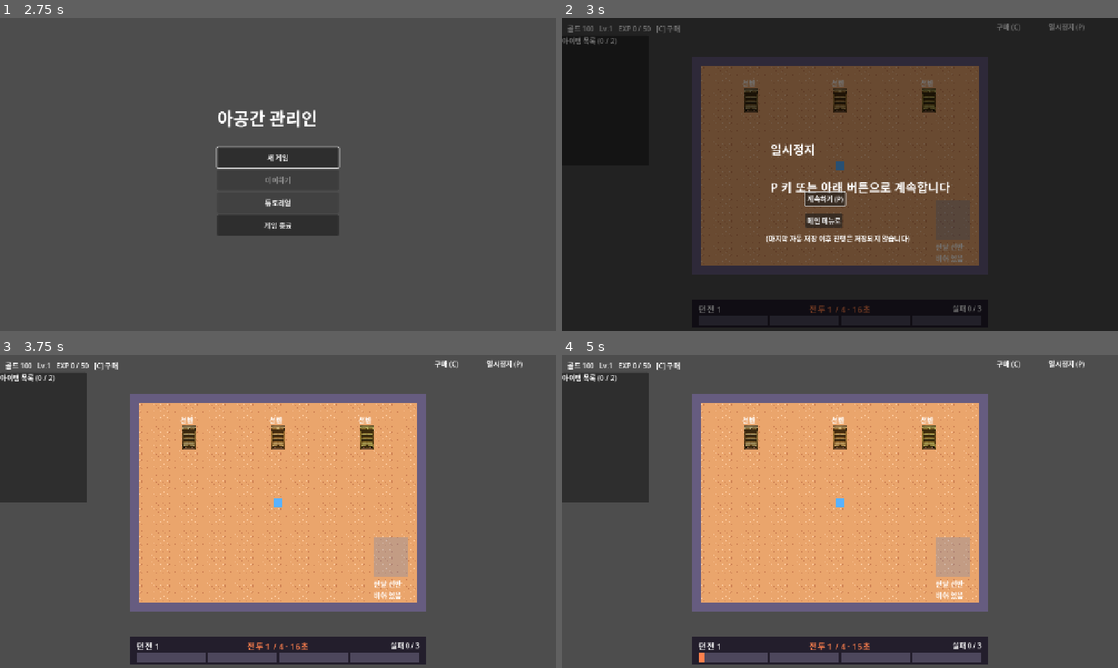
Above: before the commit, frames 1-4 (two rows, left to right).
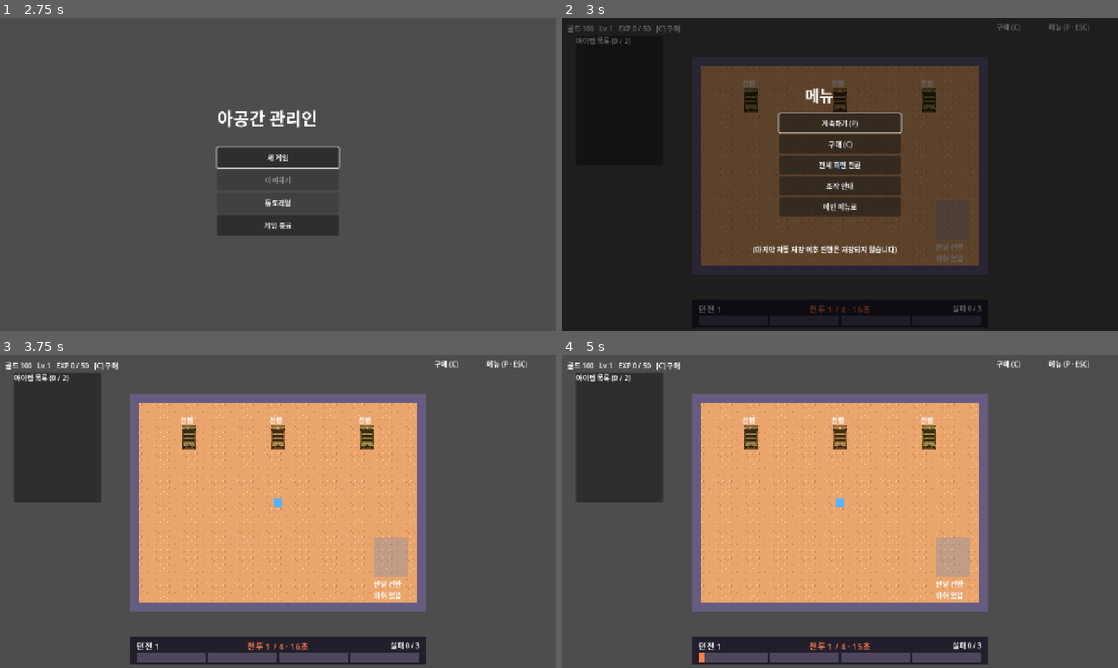
Above: after the commit, the same moments.

Repository: JaeyoungMyo/TheBetweenkeeper
Game: Godot game, scene res://scenes/main_menu.tscn
Two runs of this game, one before a commit and one after it. Both use one fixed random seed, a clock stepped at 60 frames per second and the inputs below.
Inputs (mouse positions are in pixels of both pictures, inside the frame that each line leads up to):
- Up to frame 1 (2.75 s): click "새 게임" at 0.5 s; click "새 게임" at 1.25 s; click "튜토리얼" at 2 s
- Up to frame 2 (3 s): tap Enter at 2.75 s; move the mouse to (962, 158) at 2.77 s; hold Right from 2.78 s (still down); tap P at 2.85 s; click (962, 158) at 2.92 s
- Up to frame 3 (3.75 s): tap E at 3.05 s; release Right at 3.5 s; click "계속하기 (P)" at 3.5 s
- Up to frame 4 (5 s): tap Space at 4.25 s; drag from (728, 527) to (812, 574) at 4.27 s

Frame 1 is identical in both runs. In frame 2, 8.2% of the frame differs, in the area x 0-95%, y 1-76%; in frame 3, 2.2%; in frame 4, 2.2%.

Commit message:
레이아웃 여백 조정, 메뉴(P·ESC)로 설정·조작 안내 통합 (F2 제거), 진행 바 준비 상태 버그 수정
Co-Authored-By: Claude Haiku 5.5 <noreply@anthropic.com>
Claude-Session: https://claude.ai/code/session_0121nzt2UG16d76XWYTLiz1b

Diff:
--- a/scripts/storage/player_controller.gd
+++ b/scripts/storage/player_controller.gd
@@ -62,7 +62,7 @@
 		"drop_item": [KEY_Z],
 		"buy_menu": [KEY_C],
 		"debug_menu": [KEY_F1],
-		"pause": [KEY_P],
+		"pause": [KEY_P, KEY_ESCAPE],
 		"slot_1": [KEY_1, KEY_KP_1],
 		"slot_2": [KEY_2, KEY_KP_2],
 		"slot_3": [KEY_3, KEY_KP_3],
--- a/scripts/storage/storage_room.gd
+++ b/scripts/storage/storage_room.gd
@@ -169,10 +169,10 @@
 	var layer := CanvasLayer.new()
 	add_child(layer)
 	list_panel = preload("res://scenes/ui_storage/item_list_panel.tscn").instantiate()
-	list_panel.position = Vector2(0, 40)
+	list_panel.position = Vector2(32, 40)
 	layer.add_child(list_panel)
 	shelf_panel = preload("res://scenes/ui_storage/shelf_panel.tscn").instantiate()
-	shelf_panel.position = Vector2(1015, 60)
+	shelf_panel.position = Vector2(988, 60)
 	layer.add_child(shelf_panel)
 	message = Label.new()
 	message.position = Vector2(560, 20)
@@ -183,9 +183,6 @@
 	dungeon.room = self
 	add_child(dungeon)
 	SaveService.shelves_provider = Callable(self, "_capture_shelves")
-	var settings := SettingsPanel.new()
-	settings.name = "SettingsPanel"
-	add_child(settings)
 	var pause := PauseMenu.new()
 	pause.name = "PauseMenu"
 	add_child(pause)
--- a/scripts/storage/tutorial_storage.gd
+++ b/scripts/storage/tutorial_storage.gd
@@ -164,8 +164,8 @@
 	s.append({"info": true, "text": "[b]던전 흐름[/b] 던전은 전투 3~5회로 이루어져요. 전투가 끝날 때마다 아이템이 들어오니까, 바닥에 쌓이기 전에 선반에 정리해 주세요! 던전이 끝나면 [b]수면[/b] → [b]마을 방문[/b] 순서로 진행돼요."})
 	s.append({"info": true, "text": "[b]실패와 게임오버[/b] 긴급 요청을 시간 안에 못 채우면 실패가 1 쌓여요. [b]실패 3번[/b] 이면 게임오버예요ㅠ 던전이나 마을 방문이 끝날 때마다 자동 저장되니까, 메인 메뉴의 [b]이어하기[/b] 로 이어서 할 수 있어요."})
 	s.append({"info": true, "text": "[b]마을 방문과 무게[/b] 마을에서는 용사가 판매 후 남은 골드로 아이템을 사 와서 바닥에 떨어뜨려요. 골드가 모자라면 그 품목은 건너뛰어요. 선반 칸 하나는 무게 [b]12[/b] 까지만 들어가니까, 넘치면 다른 칸을 써 주세요!"})
-	s.append({"info": true, "text": "[b]가방, 일시정지, 설정[/b] 손에 드는 개수는 구매([b]C[/b])의 [b]가방 확장[/b] 으로 늘릴 수 있어요. [b]P[/b] 는 일시정지, [b]F2[/b] 는 설정(전체 화면)이에요~"})
-	s.append({"info": true, "text": "[b]조작 요약[/b] 이동 방향키 · 줍기 X · 선반 열기 E (열면 이동이 잠겨요) · 칸 고르기 ↑↓ · 칸 안 아이템 고르기 ←→ · 꺼내기 X · 넣기 1~3 · 내려놓기 Z · 칸 추가 + · 구매 C · 일시정지 P · 설정 F2. 헷갈리면 언제든 다시 봐 주세요!"})
+	s.append({"info": true, "text": "[b]가방, 메뉴[/b] 손에 드는 개수는 구매([b]C[/b])의 [b]가방 확장[/b] 으로 늘릴 수 있어요. [b]P[/b] 나 [b]ESC[/b] 는 메뉴예요. 메뉴에서 게임을 멈추고, 설정과 조작 안내도 볼 수 있어요~"})
+	s.append({"info": true, "text": "[b]조작 요약[/b] 이동 방향키 · 줍기 X · 선반 열기 E (열면 이동이 잠겨요) · 칸 고르기 ↑↓ · 칸 안 아이템 고르기 ←→ · 꺼내기 X · 넣기 1~3 · 내려놓기 Z · 칸 추가 + · 구매 C · 메뉴 P 또는 ESC. 헷갈리면 언제든 다시 봐 주세요!"})
 	s.append({"info": true, "text": "[b]튜토리얼 완료![/b] 정말 잘했어요! 이제 메인 메뉴에서 [b]새 게임[/b] 을 눌러 시작해 봐요. 시작 버튼을 누르면 메인 메뉴로 돌아가요~"})
 	return s
 
--- a/scripts/ui/pause_menu.gd
+++ b/scripts/ui/pause_menu.gd
@@ -1,50 +1,100 @@
-# 일시정지 (P 키 또는 오른쪽 위 버튼). 일시정지 중에는 전투 · 수면 타이머와 이동이 멈춘다
+# 메뉴 (P 키 또는 ESC). 열면 게임이 멈추고 메뉴가 나온다: 계속하기 · 구매 (C) · 전체 화면 · 조작 안내 · 메인 메뉴로
 # 레벨업 증강 선택으로 자동 멈춘 상태는 건드리지 않는다 (선택을 끝내야 풀린다)
 class_name PauseMenu
 extends CanvasLayer
 
+const CONTROLS := "[조작 안내]\n\n이동: 방향키\n줍기: X        선반 열기 · 닫기: E\n선반 고르기: ↑↓ 칸 · ←→ 아이템 · 꺼내기 X\n넣기: 1 ~ 3 (들고 있을 때)\n전달 선반에 넣기: Z\n칸 추가: +        구매: C        메뉴: P 또는 ESC"
+
 var _user_paused := false
 var _overlay: ColorRect
 var _hint: Label
+var _buttons: VBoxContainer
+var _help: Label
+var _back: Button
 var _resume_button: Button
 
 
 func _ready() -> void:
 	layer = 7
 	process_mode = Node.PROCESS_MODE_ALWAYS
-	# 상단 표시만 (마우스 버튼 없음). 일시정지는 P 키
+	# 상단 표시만 (마우스 버튼 없음)
 	_hint = Label.new()
-	_hint.text = "일시정지 (P)"
+	_hint.text = "메뉴 (P · ESC)"
 	_hint.position = Vector2(1120, 8)
 	_hint.mouse_filter = Control.MOUSE_FILTER_IGNORE
 	add_child(_hint)
 	_overlay = ColorRect.new()
-	_overlay.color = Color(0, 0, 0, 0.55)
+	_overlay.color = Color(0, 0, 0, 0.6)
 	_overlay.set_anchors_preset(Control.PRESET_FULL_RECT)
 	_overlay.mouse_filter = Control.MOUSE_FILTER_STOP
 	_overlay.visible = false
 	add_child(_overlay)
-	var label := Label.new()
-	label.text = "일시정지\n\nP 키 또는 아래 버튼으로 계속합니다"
-	label.position = Vector2(480, 280)
-	label.add_theme_font_size_override("font_size", 28)
-	_overlay.add_child(label)
-	var resume := Button.new()
-	resume.text = "계속하기 (P)"
-	resume.position = Vector2(560, 400)
-	resume.pressed.connect(toggle)
-	_overlay.add_child(resume)
-	_resume_button = resume
-	# 튜토리얼 · 게임 중 초기 화면으로. 마지막 자동 저장 이후 진행은 남지 않는다
-	var to_menu := Button.new()
-	to_menu.text = "메인 메뉴로"
-	to_menu.position = Vector2(560, 450)
-	to_menu.pressed.connect(go_to_menu)
-	_overlay.add_child(to_menu)
+	var title := Label.new()
+	title.text = "메뉴"
+	title.position = Vector2(560, 150)
+	title.add_theme_font_size_override("font_size", 36)
+	_overlay.add_child(title)
+	_buttons = VBoxContainer.new()
+	_buttons.position = Vector2(500, 220)
+	_buttons.custom_minimum_size = Vector2(280, 0)
+	_overlay.add_child(_buttons)
+	_resume_button = _add_button("계속하기 (P)", toggle)
+	_add_button("구매 (C)", _open_buy)
+	_add_button("전체 화면 전환", func() -> void: _toggle_fullscreen())
+	_add_button("조작 안내", _show_help)
+	_add_button("메인 메뉴로", go_to_menu)
+	_help = Label.new()
+	_help.text = CONTROLS
+	_help.position = Vector2(440, 200)
+	_help.visible = false
+	_help.add_theme_font_size_override("font_size", 20)
+	_overlay.add_child(_help)
+	_back = Button.new()
+	_back.text = "뒤로"
+	_back.position = Vector2(560, 470)
+	_back.visible = false
+	_back.pressed.connect(_hide_help)
+	_overlay.add_child(_back)
 	var note := Label.new()
 	note.text = "(마지막 자동 저장 이후 진행은 저장되지 않습니다)"
-	note.position = Vector2(470, 495)
+	note.position = Vector2(440, 520)
 	_overlay.add_child(note)
+
+
+func _add_button(text: String, action: Callable) -> Button:
+	var b := Button.new()
+	b.text = text
+	b.custom_minimum_size = Vector2(280, 44)
+	b.pressed.connect(action)
+	_buttons.add_child(b)
+	return b
+
+
+func _show_help() -> void:
+	_buttons.visible = false
+	_help.visible = true
+	_back.visible = true
+	_back.call_deferred("grab_focus")
+
+
+func _hide_help() -> void:
+	_buttons.visible = true
+	_help.visible = false
+	_back.visible = false
+	_resume_button.call_deferred("grab_focus")
+
+
+## 구매: 메뉴를 닫고 구매 메뉴를 연다 (구매 메뉴는 게임이 움직일 때만 열린다)
+func _open_buy() -> void:
+	toggle()
+	var growth = get_parent().find_child("GrowthUi", true, false)
+	if growth != null and not growth.menu.visible:
+		growth.toggle_menu()
+
+
+func _toggle_fullscreen() -> void:
+	var fs := DisplayServer.window_get_mode() == DisplayServer.WINDOW_MODE_FULLSCREEN
+	DisplayServer.window_set_mode(DisplayServer.WINDOW_MODE_WINDOWED if fs else DisplayServer.WINDOW_MODE_FULLSCREEN)
 
 
 func go_to_menu() -> void:
@@ -66,6 +116,7 @@
 		_user_paused = true
 		get_tree().paused = true
 		_overlay.visible = true
+		_hide_help()
 		_resume_button.call_deferred("grab_focus")
 	else:
 		_user_paused = false
--- a/scripts/ui/settings_panel.gd
+++ /dev/null
@@ -1,46 +0,0 @@
-# 설정 패널 (U5 BR-U5-10, 11). F2 로 연다. 전체 화면 전환, 언어 (한국어만)
-class_name SettingsPanel
-extends CanvasLayer
-
-var _panel: PanelContainer
-
-
-func _ready() -> void:
-	layer = 6
-	_panel = PanelContainer.new()
-	_panel.position = Vector2(440, 220)
-	_panel.custom_minimum_size = Vector2(400, 0)
-	_panel.visible = false
-	add_child(_panel)
-	var box := VBoxContainer.new()
-	_panel.add_child(box)
-	var title := Label.new()
-	title.text = "설정"
-	box.add_child(title)
-	var full := Button.new()
-	full.text = "전체 화면 전환"
-	full.pressed.connect(_toggle_fullscreen)
-	box.add_child(full)
-	var lang := Label.new()
-	lang.text = "언어: 한국어 (영어는 이후 추가)"
-	box.add_child(lang)
-	var close := Button.new()
-	close.text = "닫기"
-	close.pressed.connect(func() -> void: _panel.visible = false)
-	box.add_child(close)
-
-
-func _unhandled_input(event: InputEvent) -> void:
-	var key := event as InputEventKey
-	if key != null and key.pressed and not key.echo and key.keycode == KEY_F2:
-		_panel.visible = not _panel.visible
-		if _panel.visible:
-			for c in _panel.find_children("*", "Button", true, false):
-				c.call_deferred("grab_focus")
-				break
-		get_viewport().set_input_as_handled()
-
-
-func _toggle_fullscreen() -> void:
-	var fs := DisplayServer.window_get_mode() == DisplayServer.WINDOW_MODE_FULLSCREEN
-	DisplayServer.window_set_mode(DisplayServer.WINDOW_MODE_WINDOWED if fs else DisplayServer.WINDOW_MODE_FULLSCREEN)
--- a/scripts/ui_dungeon/dungeon_ui.gd
+++ b/scripts/ui_dungeon/dungeon_ui.gd
@@ -125,9 +125,10 @@
 		phase = "게임 오버"
 		color = Color(1, 0.4, 0.4)
 	elif not _running:
-		phase = "던전 완료" if flow.state == DungeonFlow.State.DUNGEON_COMPLETE else "준비 중"
-		done = total
-		color = Color(0.95, 0.78, 0.3)
+		if flow.state == DungeonFlow.State.DUNGEON_COMPLETE:
+			phase = "던전 완료"
+			done = total
+			color = Color(0.95, 0.78, 0.3)
 	elif flow.state == DungeonFlow.State.IN_BATTLE:
 		done = flow.battle_index - 1
 		active = flow.battle_index - 1
--- a/tests/integration/test_behavior_input.gd
+++ b/tests/integration/test_behavior_input.gd
@@ -61,7 +61,7 @@
 
 
 func test_menu_keys_open_and_close() -> void:
-	# F1 디버그 메뉴, F2 설정 패널 토글
+	# F1 디버그 메뉴, ESC 메뉴 토글
 	var room = _room()
 	await _frames(3)
 	var debug = room.get_node("DebugMenu")
@@ -71,13 +71,13 @@
 	await _key(KEY_F1)
 	await _frames(2)
 	expect(not debug.panel.visible, "F1 closes debug menu")
-	var settings = room.get_node("SettingsPanel")
-	await _key(KEY_F2)
+	# 설정은 메뉴 (P · ESC) 안에 있다. F2 는 더 이상 쓰지 않는다
+	await _key(KEY_ESCAPE)
 	await _frames(2)
-	expect(settings._panel.visible, "F2 opens settings")
-	await _key(KEY_F2)
+	expect(room.get_node("PauseMenu")._overlay.visible, "ESC opens the menu")
+	await _key(KEY_ESCAPE)
 	await _frames(2)
-	expect(not settings._panel.visible, "F2 closes settings")
+	expect(not room.get_node("PauseMenu")._overlay.visible, "ESC closes the menu")
 	room.free()
 
 
Not shown, removed: scripts/ui/settings_panel.gd.uid
Not shown, changed: TEST.md
Not shown, changed: aidlc-docs/audit.md
